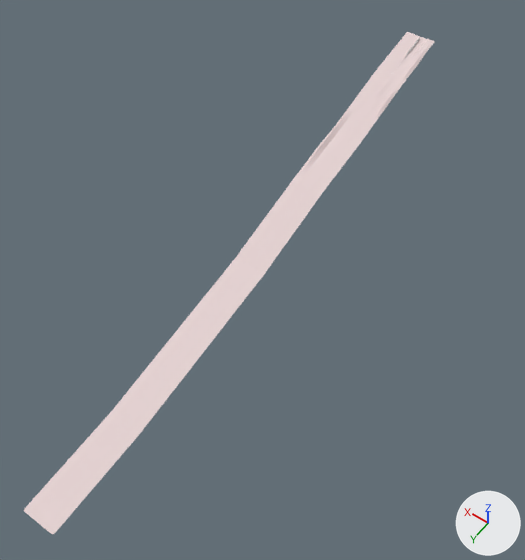
The Blender file assets/track.blend as it was, and as the next commit left it.
The view is the same before and after, from a 50 mm camera at (-5719.0, 14360.0, 9999.0) aimed at (-385.0, 6892.0, -1736.0). The axes (+X, +Y, +Z) are drawn at lower right. The lights are the same throughout.
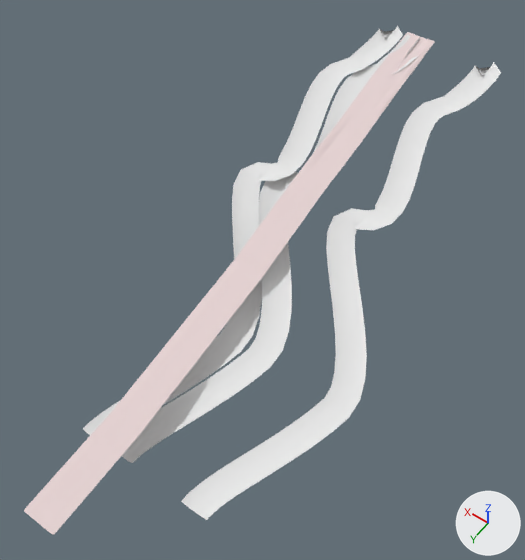
The change, as a diff of the scene's bpy script:
```diff
--- a/assets/track.blend.py
+++ b/assets/track.blend.py
@@ mat_material_002 @@
+mat_material_002 = diffuse_material('Material.002')
+mat_material_002.base_color = (0.8, 0.8, 0.8)  # white #e7e7e7
@@ me_mesh_004 @@
+me_mesh_004.from_pydata(...)  # 192 vertices, 141 faces; spans x -15.5..11.0, y -0.5..111.1, z -30.3..0.3
+me_mesh_004.polygons.foreach_set('use_smooth', [True] * 141)
+me_mesh_004.materials.append(mat_material_002)  # its picture is missing
@@ me_mesh_005 @@
+me_mesh_005.from_pydata(...)  # 196 vertices, 144 faces; spans x -15.5..11.0, y -3.1..111.1, z -31.6..-0.9
+me_mesh_005.polygons.foreach_set('use_smooth', [True] * 144)
+me_mesh_005.materials.append(mat_material_002)  # its picture is missing
@@ cu_beziercurve @@
+cu_beziercurve = bpy.data.curves.new('BezierCurve', 'CURVE')
+cu_beziercurve.dimensions = '3D'
+_sp = cu_beziercurve.splines.new('BEZIER'); _sp.bezier_points.add(4)
+_sp.bezier_points.foreach_set('co', [-0.757, 111.1, -29.81, -12.5, 82.26, -22.03, 5.118, 45.56, -12.94, 4.755, 13.62, -3.808, 0.193, -0.0322, 0.323])
+_sp.bezier_points.foreach_set('handle_left', [-0.771, 124.8, -30.2, -9.433, 93.79, -24.59, 17.64, 44.98, -17.3, 12.24, 17.14, -7.833, -0.0574, -0.0322, 0.323])
+_sp.bezier_points.foreach_set('handle_right', [-0.75, 104.7, -29.62, -15.56, 70.74, -19.48, -7.404, 46.13, -8.58, -0.289, 11.25, -1.095, 1.193, -0.0322, 0.323])
+for _p, _l, _r in zip(_sp.bezier_points, ['ALIGNED', 'ALIGNED', 'ALIGNED', 'ALIGNED', 'ALIGNED'], ['ALIGNED', 'ALIGNED', 'ALIGNED', 'ALIGNED', 'ALIGNED']): _p.handle_left_type = _l; _p.handle_right_type = _r
+_sp.order_u = 0
+_sp.order_v = 0
+cu_beziercurve.materials.append(mat_material_002)  # its picture is missing
+cu_beziercurve.path_duration = 105
+cu_beziercurve.use_path = True
+cu_beziercurve.use_path_clamp = True
+cu_beziercurve.use_radius = False
+cu_beziercurve.bevel_mode = 'OBJECT'
+cu_beziercurve.bevel_resolution = 0
+cu_beziercurve.fill_mode = 'HALF'
+cu_beziercurve.twist_mode = 'Z_UP'
+cu_beziercurve.bevel_factor_mapping_start = 'SEGMENTS'
+cu_beziercurve.bevel_factor_mapping_end = 'SEGMENTS'
+cu_beziercurve.bevel_object = ob_plane_001
@@ cu_plane_001 @@
+cu_plane_001 = bpy.data.curves.new('Plane.001', 'CURVE')
+cu_plane_001.dimensions = '3D'
+_sp = cu_plane_001.splines.new('POLY'); _sp.points.add(3)
+_sp.points.foreach_set('co', [-0.168, -0.0701, 0.0, 0.0, -0.1, -0.1, 0.0, 0.0, 0.1, -0.1, 0.0, 0.0, 0.168, -0.0701, 0.0, 0.0])
+_sp.order_v = 0
+_sp.resolution_v = 0
+_sp.use_endpoint_u = True
+_sp.use_smooth = False
+cu_plane_001.use_path_clamp = True
+cu_plane_001.bevel_resolution = 0
+cu_plane_001.fill_mode = 'HALF'
@@ ob_grid_001 @@
 ob_grid_001 = bpy.data.objects.new('Grid.001', me_grid_001)
-ob_grid_001.location = (3.0, -1.0, 0.0)
+ob_grid_001.location = (-4.0, -1.0, 0.0)
 ob_grid_001.rotation_euler = (-0.186, 0.0, 0.0)  # degrees (-11, 0, 0)
@@ ob_beziercurve @@
+ob_beziercurve = bpy.data.objects.new('BezierCurve', cu_beziercurve)
+ob_beziercurve.location = (-1776.0, 0.0, 0.0)
+ob_beziercurve.scale = (100.0, 100.0, 100.0)
@@ ob_plane_001 @@
+ob_plane_001 = bpy.data.objects.new('Plane.001', cu_plane_001)
+ob_plane_001.location = (0.0, 0.0, 0.0)
+ob_plane_001.scale = (18.0, 18.0, 18.0)
@@ ob_beziercurve_004 @@
+ob_beziercurve_004 = bpy.data.objects.new('BezierCurve.004', me_mesh_004)
+ob_beziercurve_004.location = (0.0, 0.0, 0.0)
+ob_beziercurve_004.scale = (100.0, 100.0, 100.0)
@@ ob_beziercurve_005 @@
+ob_beziercurve_005 = bpy.data.objects.new('BezierCurve.005', me_mesh_005)
+ob_beziercurve_005.location = (734.0, 0.0, 0.0)
+ob_beziercurve_005.scale = (100.0, 100.0, 100.0)
```

Where the change shows, as pixel boxes [x1, y1, x2, y2] in the pictures (525 x 560 px):
'Grid.001', moved: before [23, 32, 435, 534]; after [24, 32, 435, 535]
'BezierCurve', added: after [181, 62, 501, 520]
'BezierCurve.005', added: after [83, 26, 403, 435]
'BezierCurve.004', added: after [122, 34, 418, 463]
